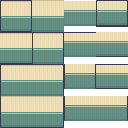
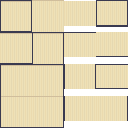
Layered file, before and after one edit (128 × 128). Changes by layer:
added layer "muro-giallo" above "muro3" over (0, 10, 128, 127)
hid "muro3", painted on it over (0, 10, 128, 127)
